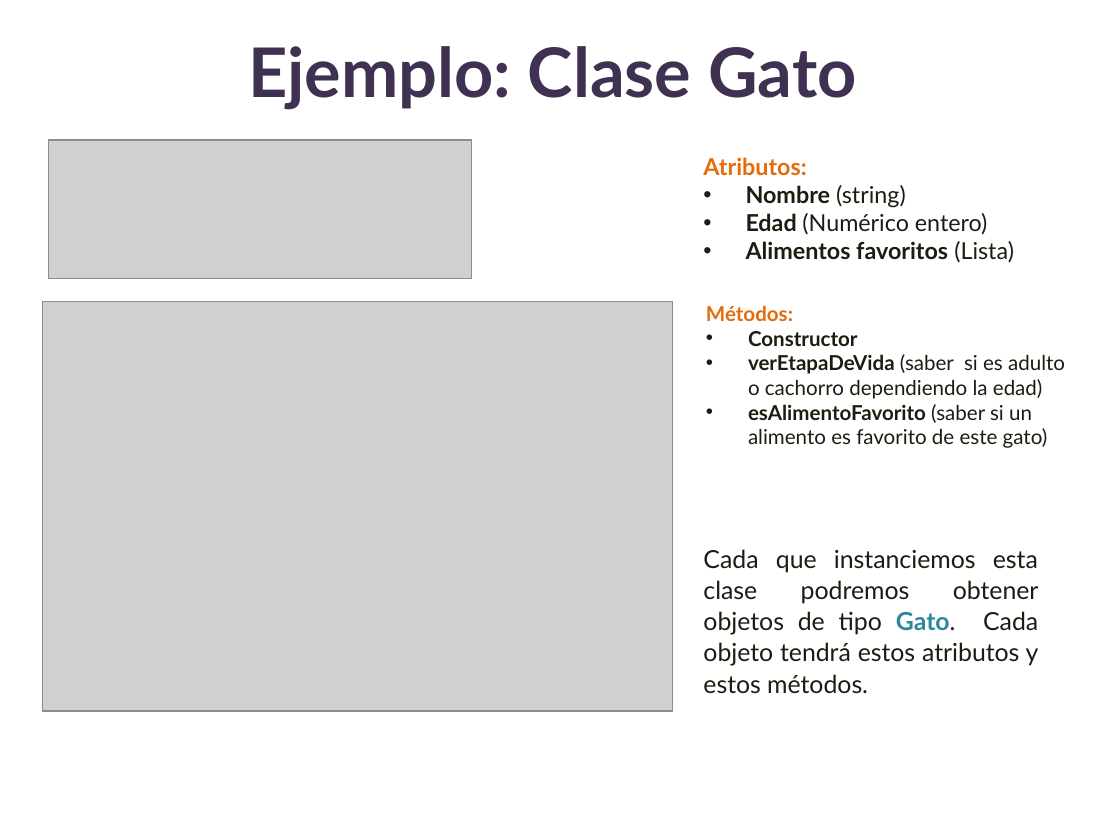
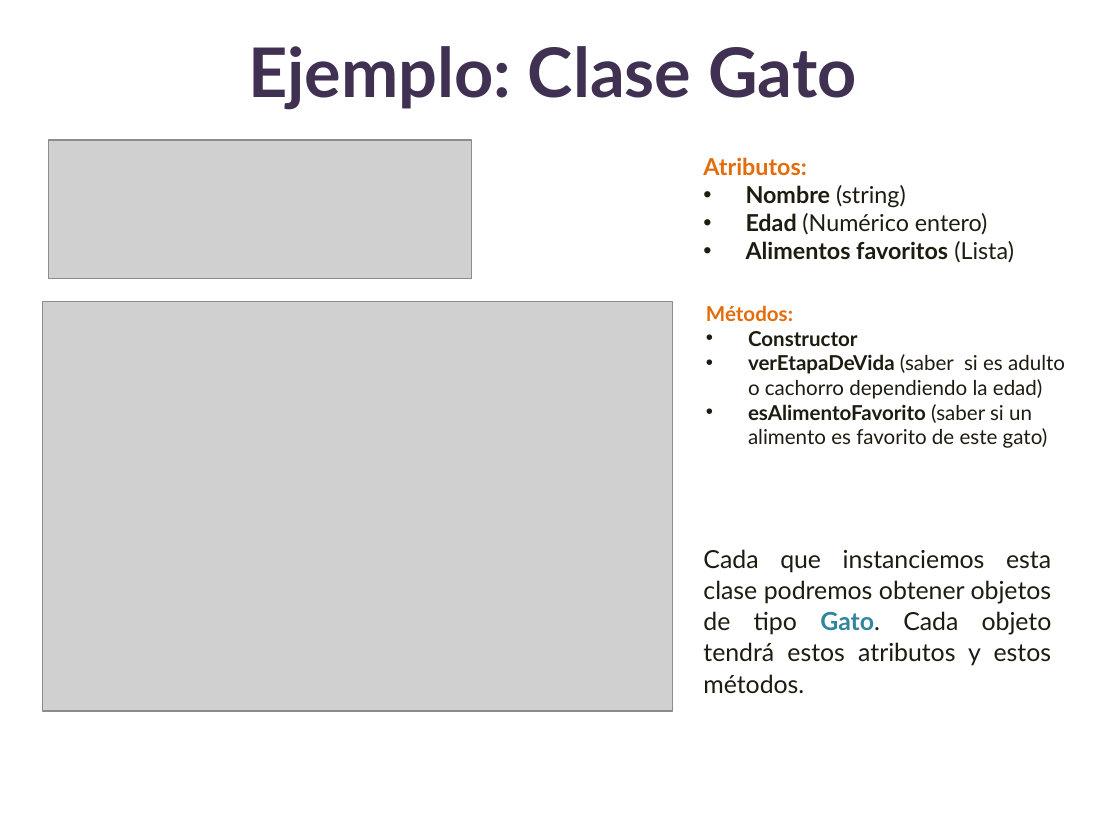
Before and after one commit to lizetheP/Analitica, a slide deck: slide 29 of Calendario2025/presentaciones/14_POO.pptx. Drawn at 1120x840 pixels with LibreOffice and Linux fonts; fonts in the diff are those of the drawing; grey boxes stand for pictures. Boxes give left, top, right and bottom in pixels: in the first picture for what was removed or moved away, otherwise in the second. Text is boxed around its words. In the diff, an @@ line names an element or a change of style, - is before the commit and + after.

```diff
--- a/Calendario2025/presentaciones/14_POO.pptx
+++ b/Calendario2025/presentaciones/14_POO.pptx
@@ text "Cada que instanciemos esta clase ..." rewrapped from [703,549,1039,694] to [703,549,1052,694] @@
```
Also in this commit, not shown: 1 other slide changed, 1 other file.
